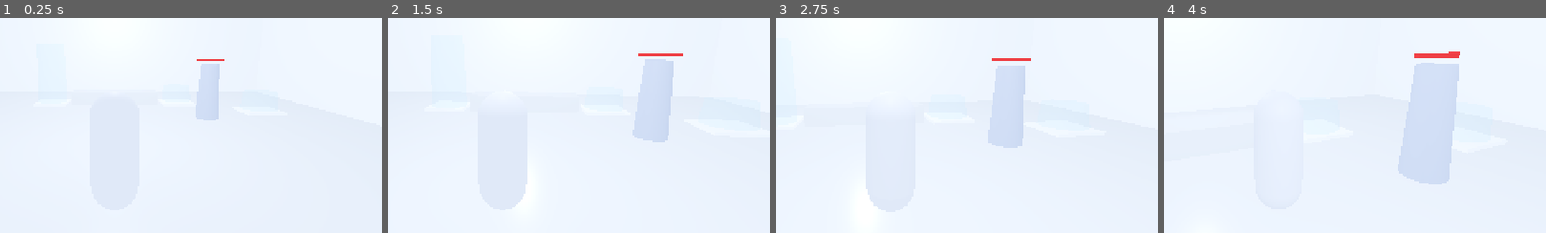
Above: before the commit, frames 1-4 (left to right).
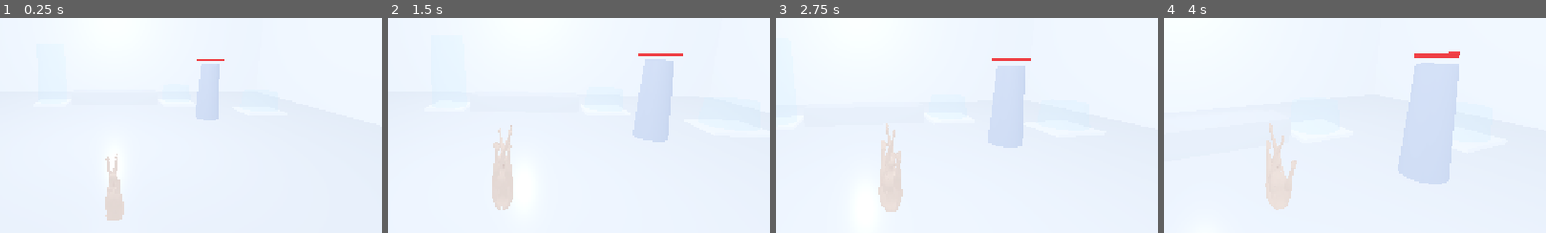
Above: after the commit, the same moments.

Repository: IAmStarhead/Project-Gene
Game: Godot game, scene res://scenes/main.tscn
Same seed, same stepped clock (60 frames per second), same inputs: the game is played once before the commit and once after it.
Inputs (mouse positions are % of the whole screen's width and height, from its top left):
- Up to frame 1 (0.25 s): no input
- Up to frame 2 (1.5 s): move the mouse to (55, 50) at 0.52 s; press the mouse at (55, 50) at 0.53 s; hold W (move_forward) from 0.53 s (still down); tap Space (dodge) at 0.8, 1.35 s; move the mouse to (45, 50) at 1.27 s; release the mouse at (45, 50) at 1.28 s
- Up to frame 3 (2.75 s): keep holding W (move_forward); click (45, 50) at 1.55 s; move the mouse to (52, 48) at 2.02 s; press the mouse at (52, 48) at 2.03 s; tap Space (dodge) at 2.3 s
- Up to frame 4 (4 s): keep holding W (move_forward); move the mouse to (49, 52) at 2.77 s; release the mouse at (49, 52) at 2.78 s; tap Space (dodge) at 2.85, 3.8 s; click (49, 52) at 3.05 s; move the mouse to (57, 51) at 3.52 s; hold Shift (run) from 3.53 s (still down)
The pictures show only the part of the screen within x 35-85%, y 29-79%; the shares and areas given below are measured in that part.

The runs differ from the first frame. In frame 1, 1.4% of the frame differs, in the area x 27-33%, y 59-95%; in frame 2, 2.1%, in the area x 27-37%, y 49-90%; in frame 3, 1.8%; in frame 4, 1.7%.

Commit message:
Героиня подключена к прототипу: модель female_A_rigged + процедурная анимация
- prototype/assets/heroine/female_A_rigged.glb: копия ригованной модели
  внутри проекта (Godot не читает файлы за пределами папки проекта)
- scripts/character_anim.gd: позы считаются кодом — шаг, бег, удар, уворот,
  дыхание. В модели нет клипов ходьбы/бега, поэтому альтернативы нет
- scenes/player.tscn: капсула заменена на модель, повёрнутую на 180°
  (модель смотрит в +Z, логика игрока — в -Z)

Co-authored-by: arena-agent <297053741+arena-agent@users.noreply.github.com>

Diff:
--- a/prototype/scenes/player.tscn
+++ b/prototype/scenes/player.tscn
@@ -1,6 +1,7 @@
-[gd_scene load_steps=6 format=3]
+[gd_scene load_steps=7 format=3]
 
 [ext_resource type="Script" path="res://scripts/player.gd" id="1"]
+[ext_resource type="Script" path="res://scripts/character_anim.gd" id="2"]
 
 [sub_resource type="CapsuleShape3D" id="Capsule"]
 radius = 0.34
@@ -14,10 +15,6 @@
 albedo_color = Color(0.85, 0.87, 0.92, 1)
 roughness = 0.55
 
-[sub_resource type="SphereMesh" id="HeadMesh"]
-radius = 0.16
-height = 0.32
-
 [node name="Player" type="CharacterBody3D"]
 script = ExtResource("1")
 
@@ -25,14 +22,13 @@
 transform = Transform3D(1, 0, 0, 0, 1, 0, 0, 0, 1, 0, 0.85, 0)
 shape = SubResource("Capsule")
 
-[node name="Body" type="MeshInstance3D" parent="."]
+[node name="Character" type="Node3D" parent="."]
+transform = Transform3D(-1, 0, 0, 0, 1, 0, 0, 0, -1, 0, 0, 0)
+script = ExtResource("2")
+
+[node name="Fallback" type="MeshInstance3D" parent="Character"]
 transform = Transform3D(1, 0, 0, 0, 1, 0, 0, 0, 1, 0, 0.85, 0)
 mesh = SubResource("BodyMesh")
-material_override = SubResource("BodyMat")
-
-[node name="Nose" type="MeshInstance3D" parent="."]
-transform = Transform3D(1, 0, 0, 0, 1, 0, 0, 0, 1, 0, 1.5, -0.34)
-mesh = SubResource("HeadMesh")
 material_override = SubResource("BodyMat")
 
 [node name="CameraPivot" type="Node3D" parent="."]
--- /dev/null
+++ b/prototype/scripts/character_anim.gd
@@ -0,0 +1,221 @@
+## Процедурная анимация героини.
+##
+## В файле female_A_rigged.glb есть скелет из 21 кости, но НЕТ клипов ходьбы,
+## бега, удара и уворота. Скачать их негде — модель собрана с нуля, анимаций
+## к ней никто не делал. Поэтому поза считается кодом: углы поворотов костей
+## задаются формулами от скорости, фазы шага и текущего действия.
+##
+## Плюс такого подхода: анимацию можно менять числами в tuning.gd и сразу
+## чувствовать разницу. Минус: она «механическая» — настоящие клипы плавнее.
+##
+## Оси: у всех костей локальная Y направлена вдоль кости (вниз для рук и ног),
+## поэтому поворот вокруг локальной X качает конечность вперёд-назад,
+## вокруг Y — скручивает, вокруг Z — разводит в стороны.
+extends Node3D
+
+const T := preload("res://scripts/tuning.gd")
+const MODEL_PATH := "res://assets/heroine/female_A_rigged.glb"
+
+var skeleton: Skeleton3D
+
+var _idx: Dictionary = {}       ## имя кости -> индекс
+var _smooth: Dictionary = {}    ## имя кости -> сглаженные углы, градусы
+var _fallback: Node3D
+
+var _loaded := false
+var _clock := 0.0
+var _phase := 0.0
+
+
+func _ready() -> void:
+	_fallback = get_node_or_null("Fallback")
+	if not load_character(MODEL_PATH):
+		push_warning("Не удалось загрузить модель героини, остаётся заглушка-капсула")
+
+
+## Загружает .glb и находит в нём скелет. Возвращает false, если не вышло.
+func load_character(path: String) -> bool:
+	if not ResourceLoader.exists(path):
+		return false
+	var packed: Resource = load(path)
+	if packed == null or not (packed is PackedScene):
+		return false
+	var inst: Node = (packed as PackedScene).instantiate()
+	add_child(inst)
+
+	skeleton = _find_skeleton(inst)
+	if skeleton == null:
+		inst.queue_free()
+		return false
+
+	for i in skeleton.get_bone_count():
+		var name := skeleton.get_bone_name(i)
+		_idx[name] = i
+		_smooth[name] = Vector3.ZERO
+
+	if _fallback:
+		_fallback.visible = false
+	_loaded = true
+	return true
+
+
+func _find_skeleton(node: Node) -> Skeleton3D:
+	if node is Skeleton3D:
+		return node
+	for child in node.get_children():
+		var found := _find_skeleton(child)
+		if found != null:
+			return found
+	return null
+
+
+## Вызывается каждый кадр из player.gd.
+## speed_ratio — доля от максимальной скорости бега (0..1),
+## action — "" | "attack" | "dodge", action_time — сколько длится действие.
+func update_anim(delta: float, speed_ratio: float, action: String, action_time: float) -> void:
+	_clock += delta
+	if not _loaded:
+		return
+
+	var target: Dictionary = {}
+	var hip_offset := Vector3.ZERO
+	var w := clampf(speed_ratio, 0.0, 1.2)
+
+	# ─────────────────────────────────────── шаг
+	# Фаза крутится тем быстрее, чем быстрее бежит персонаж.
+	_phase = fmod(_phase + delta * (3.0 + 6.5 * w), TAU)
+
+	# ─────────────────────────────────────── покой: дыхание
+	var breathe := sin(_clock * 1.7) * 1.6
+	target["chest"] = Vector3(breathe, 0.0, 0.0)
+	target["head"] = Vector3(-breathe * 0.4, 0.0, 0.0)
+
+	# ─────────────────────────────────────── ходьба и бег
+	if w > 0.02:
+		var s := sin(_phase)
+		var swing := 24.0 * w          # размах бедра
+		var knee := 44.0 * w           # сгиб колена
+		var arm := 28.0 * w            # размах рук
+
+		target["thigh.L"] = Vector3(swing * s, 0.0, 0.0)
+		target["thigh.R"] = Vector3(-swing * s, 0.0, 0.0)
+
+		# Колено подгибается на переносе ноги, когда она идёт вперёд.
+		var bend_l := maxf(0.0, sin(_phase - 1.2))
+		var bend_r := maxf(0.0, sin(_phase - 1.2 + PI))
+		target["shin.L"] = Vector3(-knee * bend_l, 0.0, 0.0)
+		target["shin.R"] = Vector3(-knee * bend_r, 0.0, 0.0)
+
+		# Стопа идёт следом за голенью, но слабее.
+		target["foot.L"] = Vector3(-knee * bend_l * 0.35, 0.0, 0.0)
+		target["foot.R"] = Vector3(-knee * bend_r * 0.35, 0.0, 0.0)
+
+		# Руки качаются в противофазе с одноимённой ногой.
+		target["upper_arm.L"] = Vector3(-arm * s, 0.0, 6.0)
+		target["upper_arm.R"] = Vector3(arm * s, 0.0, -6.0)
+		var elbow := -(14.0 + 12.0 * w)
+		target["forearm.L"] = Vector3(elbow, 0.0, 0.0)
+		target["forearm.R"] = Vector3(elbow, 0.0, 0.0)
+
+		# наклон корпуса вперёд на бегу + подскок
+		target["spine"] = Vector3(7.0 * w, 0.0, 0.0)
+		target["hips"] = Vector3(0.0, 5.0 * w * s, 0.0)
+		target["chest"] = Vector3(breathe + 3.0 * w, -5.0 * w * s, 0.0)
+		target["head"] = Vector3(-4.0 * w - breathe * 0.4, 2.5 * w * s, 0.0)
+		hip_offset = Vector3(0.0, -0.022 * w * absf(s), 0.0)
+
+	# ─────────────────────────────────────── удар правой рукой
+	if action == "attack":
+		var windup := T.ATTACK_WINDUP
+		var active_end := windup + T.ATTACK_ACTIVE
+		var total := active_end + T.ATTACK_RECOVERY
+
+		if action_time < windup:
+			# замах: рука уходит назад и в сторону, корпус разворачивается вправо
+			var u := smoothstep(0.0, 1.0, action_time / windup)
+			_blend_into(target, {
+				"upper_arm.R": Vector3(-58, 0, -22),
+				"forearm.R": Vector3(-100, 0, 0),
+				"chest": Vector3(0, -24, 0),
+				"spine": Vector3(0, -10, 0),
+				"head": Vector3(0, 12, 0),
+			}, u)
+		elif action_time < active_end:
+			# сам удар: рука проходит вперёд, корпус разворачивается влево
+			var u := smoothstep(0.0, 1.0, (action_time - windup) / T.ATTACK_ACTIVE)
+			_blend_into(target, {
+				"upper_arm.R": Vector3(-58, 0, -22),
+				"forearm.R": Vector3(-100, 0, 0),
+				"chest": Vector3(0, -24, 0),
+				"spine": Vector3(0, -10, 0),
+				"head": Vector3(0, 12, 0),
+			}, 1.0 - u)
+			_blend_into(target, {
+				"upper_arm.R": Vector3(82, 0, 8),
+				"forearm.R": Vector3(-14, 0, 0),
+				"chest": Vector3(4, 26, 0),
+				"spine": Vector3(3, 10, 0),
+				"head": Vector3(0, -10, 0),
+				"upper_arm.L": Vector3(-24, 0, 12),
+			}, u)
+		else:
+			# возврат в стойку
+			var u := smoothstep(0.0, 1.0, (action_time - active_end) / T.ATTACK_RECOVERY)
+			_blend_into(target, {
+				"upper_arm.R": Vector3(82, 0, 8),
+				"forearm.R": Vector3(-14, 0, 0),
+				"chest": Vector3(4, 26, 0),
+				"spine": Vector3(3, 10, 0),
+				"head": Vector3(0, -10, 0),
+				"upper_arm.L": Vector3(-24, 0, 12),
+			}, 1.0 - u)
+
+	# ─────────────────────────────────────── уворот: присед и подбор ног
+	elif action == "dodge":
+		var u := clampf(action_time / T.DODGE_DURATION, 0.0, 1.0)
+		var k := sin(u * PI)   # 0 -> 1 -> 0: плавно нарастает и гаснет
+		_blend_into(target, {
+			"thigh.L": Vector3(58, 0, 4),
+			"thigh.R": Vector3(52, 0, -4),
+			"shin.L": Vector3(-82, 0, 0),
+			"shin.R": Vector3(-76, 0, 0),
+			"spine": Vector3(28, 0, 0),
+			"chest": Vector3(10, 0, 0),
+			"head": Vector3(-22, 0, 0),
+			"upper_arm.L": Vector3(30, 0, 14),
+			"upper_arm.R": Vector3(30, 0, -14),
+			"forearm.L": Vector3(-70, 0, 0),
+			"forearm.R": Vector3(-70, 0, 0),
+		}, k)
+		hip_offset = Vector3(0.0, -0.30 * k, 0.0)
+
+	_apply(target, hip_offset, delta)
+
+
+## Смешивает дополнительные углы в цель: u=0 — ничего, u=1 — полностью.
+func _blend_into(target: Dictionary, extra: Dictionary, u: float) -> void:
+	for bone in extra:
+		var add: Vector3 = extra[bone] * u
+		target[bone] = target.get(bone, Vector3.ZERO) + add
+
+
+func _apply(target: Dictionary, hip_offset: Vector3, delta: float) -> void:
+	# Сглаживание: без него позы переключаются рывком.
+	var rate := 1.0 - exp(-26.0 * delta)
+
+	for name in _idx:
+		var want: Vector3 = target.get(name, Vector3.ZERO)
+		var cur: Vector3 = _smooth[name]
+		cur = cur.lerp(want, rate)
+		_smooth[name] = cur
+
+		var q := Quaternion(Vector3.RIGHT, deg_to_rad(cur.x)) \
+			* Quaternion(Vector3.UP, deg_to_rad(cur.y)) \
+			* Quaternion(Vector3.BACK, deg_to_rad(cur.z))
+		skeleton.set_bone_pose_rotation(_idx[name], q)
+
+	# Смещение таза вниз — присед при увороте и подскок на бегу.
+	# Поза кости задаётся ОТНОСИТЕЛЬНО положения покоя, поэтому прибавлять
+	# положение покоя к смещению нельзя: получится двойное смещение.
+	if _idx.has("hips"):
+		skeleton.set_bone_pose_position(_idx["hips"], hip_offset)
--- a/prototype/scripts/player.gd
+++ b/prototype/scripts/player.gd
@@ -13,7 +13,7 @@
 @onready var pivot: Node3D = $CameraPivot
 @onready var spring: SpringArm3D = $CameraPivot/SpringArm3D
 @onready var camera: Camera3D = $CameraPivot/SpringArm3D/Camera3D
-@onready var mesh: MeshInstance3D = $Body
+@onready var character: Node3D = $Character
 @onready var label: Label = $UI/DebugLabel
 
 var health: float = T.MAX_HEALTH
@@ -89,6 +89,8 @@
 		_process_move(delta)
 		_try_start_actions()
 
+	_update_character_anim(delta)
+
 	# гравитация и движение
 	if not is_on_floor():
 		velocity.y -= T.GRAVITY * delta
@@ -96,6 +98,14 @@
 		velocity.y = 0.0
 	move_and_slide()
 	_update_debug(delta)
+
+
+## Передаёт модели скорость и текущее действие: она считает позу кодом.
+func _update_character_anim(delta: float) -> void:
+	if character != null and character.has_method("update_anim"):
+		var planar := Vector2(velocity.x, velocity.z).length()
+		var ratio := planar / T.RUN_SPEED
+		character.update_anim(delta, ratio, _action, _action_time)
 
 
 func _update_buffers(delta: float) -> void:
Binary file added: prototype/assets/heroine/female_A_rigged.glb
